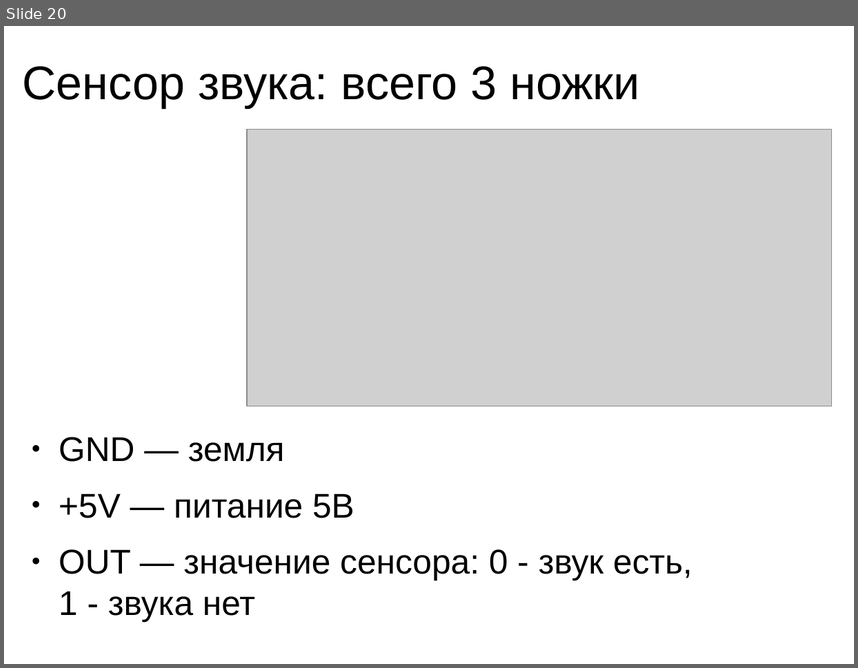
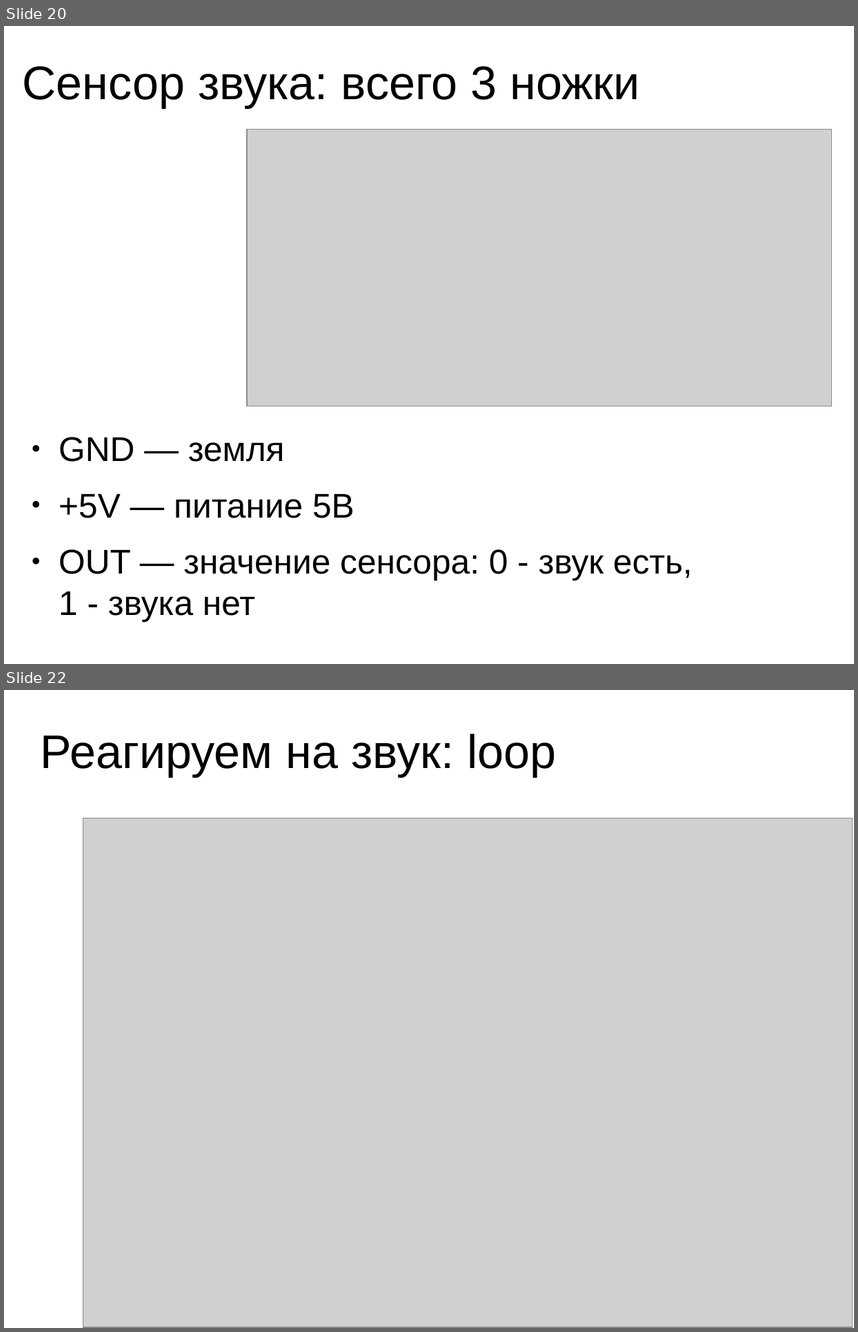
Before and after one commit to 1i7/lessons, a slide deck: chipkit-robot-intro/Программирование микроконтроллеров.odp. Shown one above the other, each under a label of ours: slide 20 before the commit, slides 20 and 22 after it; the slides between them are not shown. The pictures are 858x668 and 858x1332 pixels, drawn with LibreOffice and Linux fonts; fonts in the diff are those of the drawing; grey boxes stand for pictures. Boxes give left, top, right and bottom in pixels: in the first picture for what was removed or moved away, otherwise in the second. Text is boxed around its words. In the diff, an @@ line names an element or a change of style, - is before the commit and + after.

```diff
--- a/chipkit-robot-intro/Программирование микроконтроллеров.odp
+++ b/chipkit-robot-intro/Программирование микроконтроллеров.odp
@@ slide 22 added at [4,690,854,1328], background #FFFFFF @@
@@ title added at [41,733,556,776], 44 pt, text #000000 @@
+Реагируем на звук: loop
@@ picture added at [83,818,853,1327] @@
```
Also in this commit, not shown: 3 slides changed, 1 other file.
